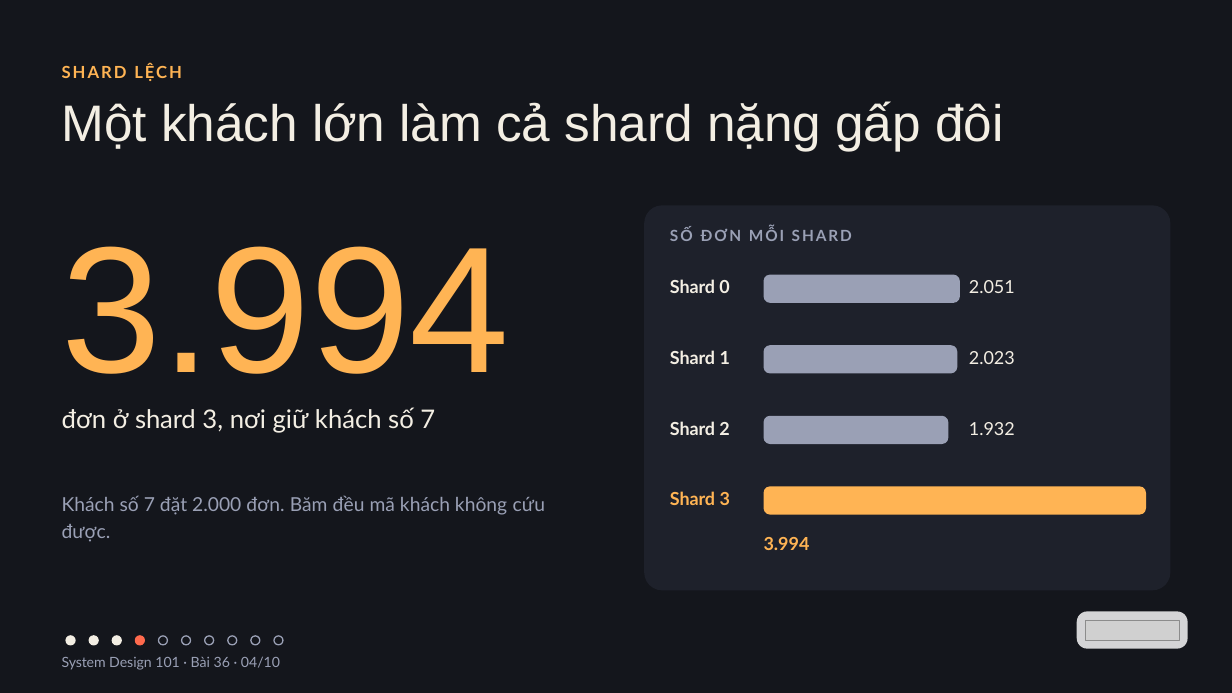
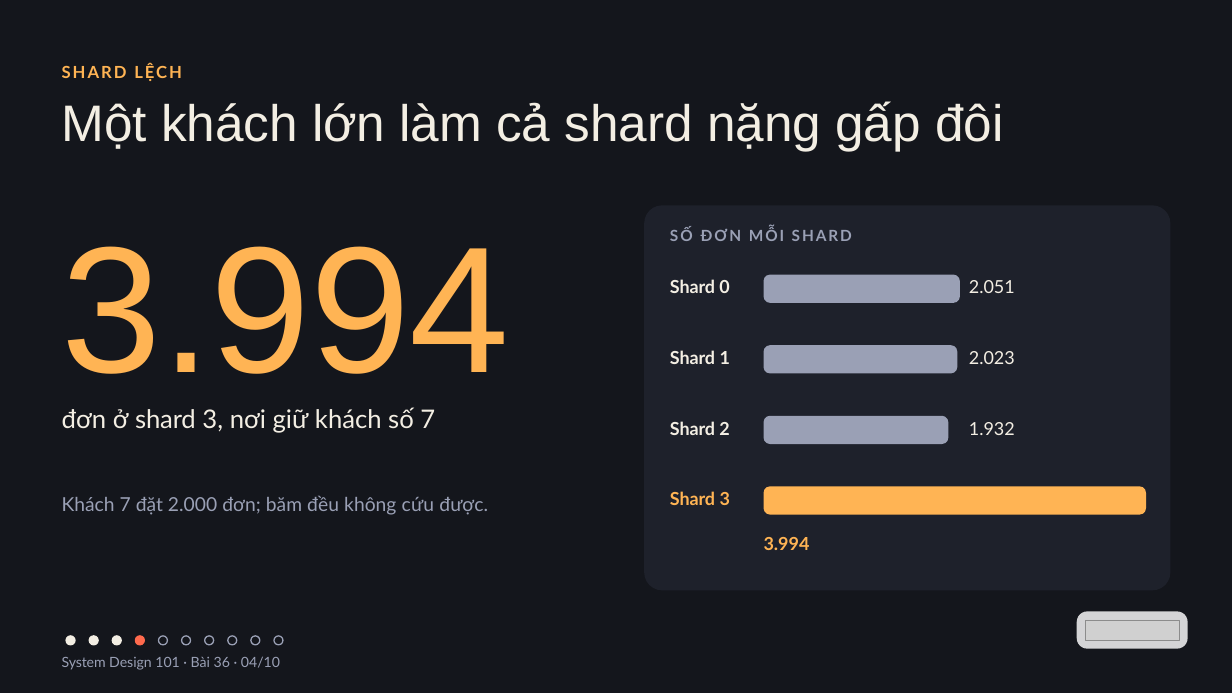
Before and after one commit to vohoailinh90/tool-marketing-studio, a slide deck: slide 4 of system-design-101/vi/lessons/sd-04-036/slides/sd-04-036.pptx. Drawn at 1232x693 pixels with LibreOffice and Linux fonts; fonts in the diff are those of the drawing; grey boxes stand for pictures. Boxes give left, top, right and bottom in pixels: in the first picture for what was removed or moved away, otherwise in the second. Text is boxed around its words. In the diff, an @@ line names an element or a change of style, - is before the commit and + after.

```diff
--- a/system-design-101/vi/lessons/sd-04-036/slides/sd-04-036.pptx
+++ b/system-design-101/vi/lessons/sd-04-036/slides/sd-04-036.pptx
@@ text at [62, 495, 488, 515]: text changed @@
-Khách số 7 đặt 2.000 đơn. Băm đều mã khách không cứu được.
+Khách 7 đặt 2.000 đơn; băm đều không cứu được.
```
Also in this commit, not shown: 7 other slides changed.
